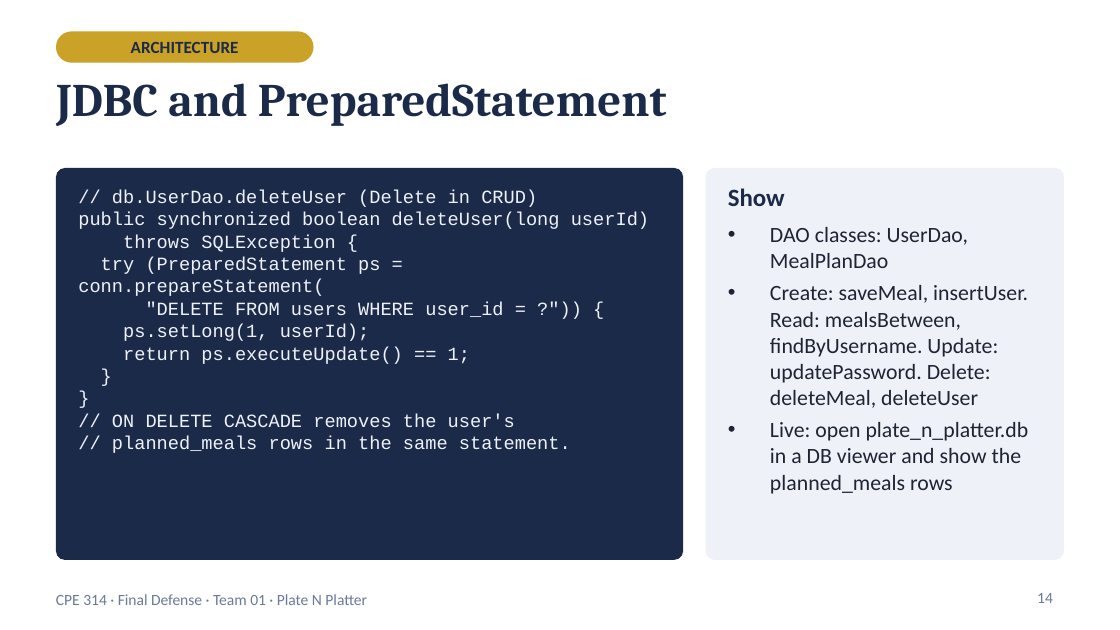
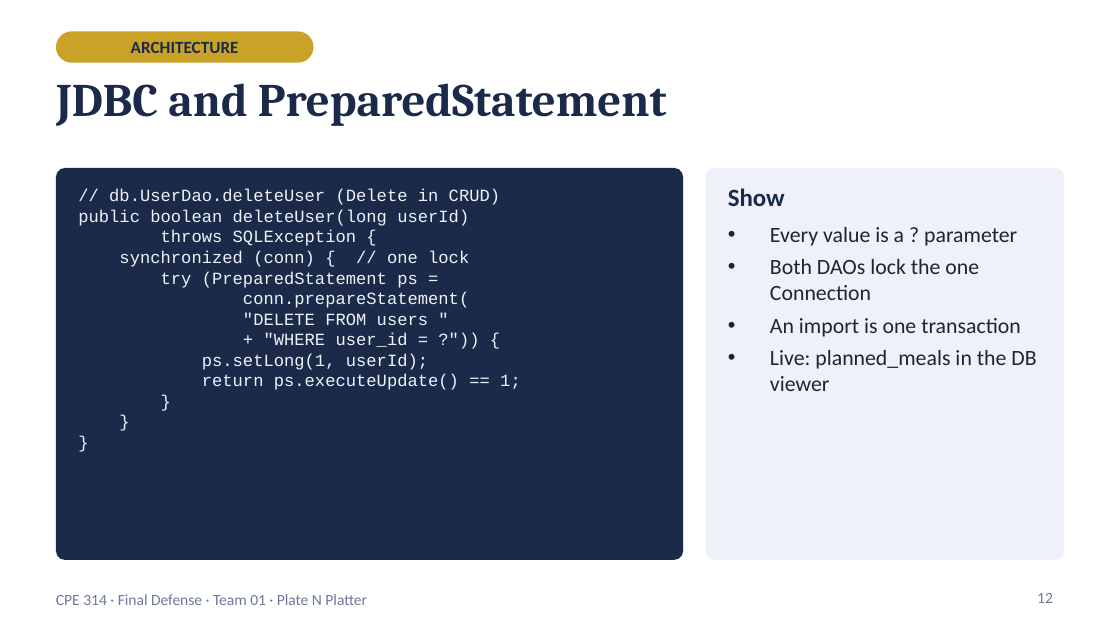
Before and after one commit to Kimonooo/cpe314-69167-capstoneteam-Meal_plannerGroup1, a slide deck: slide 12 of docs/PlateNPlatter_Final_Defense.pptx (slide 14 before the commit). Drawn at 1120x630 pixels with LibreOffice and Linux fonts; fonts in the diff are those of the drawing. Boxes give left, top, right and bottom in pixels: in the first picture for what was removed or moved away, otherwise in the second. Text is boxed around its words. In the diff, an @@ line names an element or a change of style, - is before the commit and + after.

```diff
--- a/docs/PlateNPlatter_Final_Defense.pptx
+++ b/docs/PlateNPlatter_Final_Defense.pptx
@@ text at [78,209,469,226]: text changed; size 12 to 11 pt @@
-public synchronized boolean deleteUser(long userId)
+public boolean deleteUser(long userId)
@@ text at [109,189,521,390]: size 12 to 11 pt in "// db.UserDao.deleteUser (Delete in CRUD)", "throws SQLException {", "ps.setLong(1, userId);", "return ps.executeUpdate() == 1;" and 2 more places @@
@@ text at [770,227,1036,391]: text changed @@
-• DAO classes: UserDao, MealPlanDao
-• Create: saveMeal, insertUser. Read: mealsBetween, findByUsername. Update: updatePassword. Delete: deleteMeal, deleteUser
-• Live: open plate_n_platter.db in a DB viewer and show the planned_meals rows
+• Every value is a ? parameter
+• Both DAOs lock the one Connection
+• An import is one transaction
+• Live: planned_meals in the DB viewer
@@ text at [119,250,469,347]: text changed; size 12 to 11 pt @@
-try (PreparedStatement ps = conn.prepareStatement(
-"DELETE FROM users WHERE user_id = ?")) {
+synchronized (conn) { // one lock
+try (PreparedStatement ps =
+conn.prepareStatement(
+"DELETE FROM users "
++ "WHERE user_id = ?")) {
@@ text at [112,414,571,453]: text changed; size 12 to 11 pt @@
-// ON DELETE CASCADE removes the user's
-// planned_meals rows in the same statement.
+}
@@ page number at [1037,593,1053,603]: text changed @@
-14
+12
```
Also in this commit, not shown: 17 other slides changed, 3 slides removed, 4 other files.
